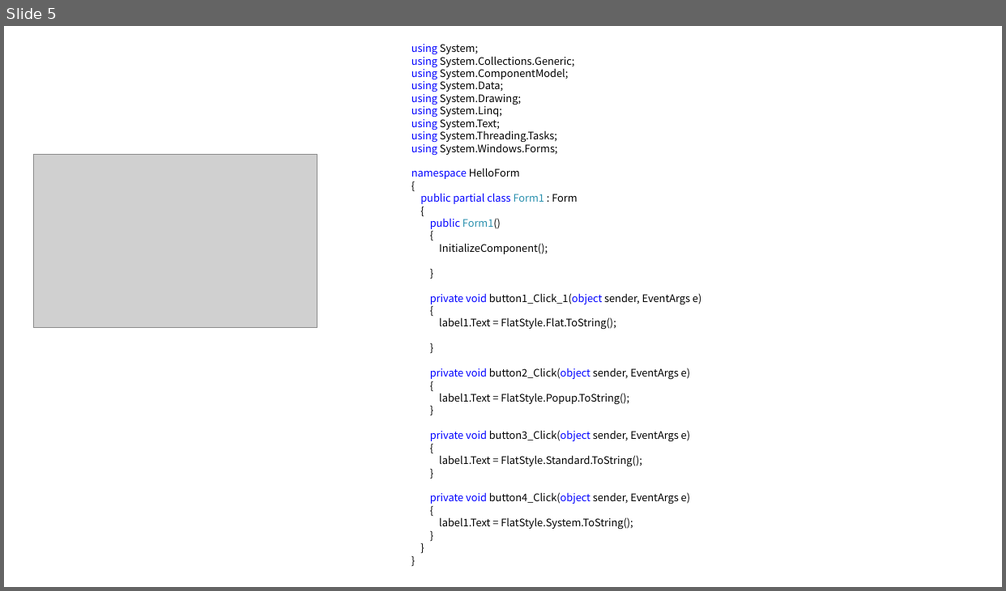
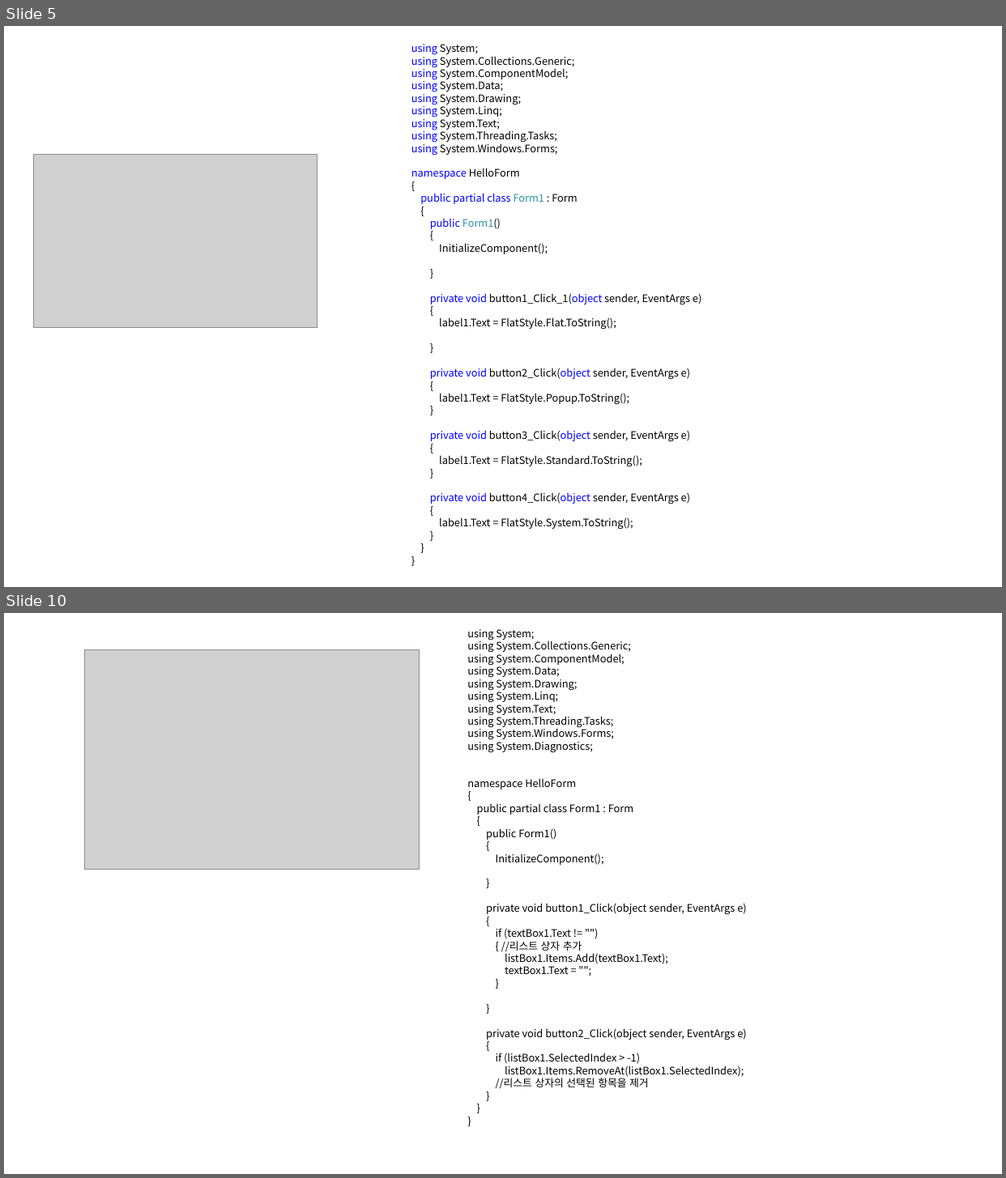
Before and after one commit to Kimhyunjin4455/CSharp, a slide deck: 객체0510.pptx. Shown one above the other, each under a label of ours: slide 5 before the commit, slides 5 and 10 after it; the slides between them are not shown. The pictures are 1006x591 and 1006x1178 pixels, drawn with LibreOffice and Linux fonts; fonts in the diff are those of the drawing; grey boxes stand for pictures. Boxes give left, top, right and bottom in pixels: in the first picture for what was removed or moved away, otherwise in the second. Text is boxed around its words. In the diff, an @@ line names an element or a change of style, - is before the commit and + after.

```diff
--- a/객체0510.pptx
+++ b/객체0510.pptx
@@ slide 10 added at [4,613,1002,1174], background #FFFFFF @@
@@ text added at [467,629,746,1089], 10 pt, text #000000 @@
+using System;
+using System.Collections.Generic;
+using System.ComponentModel;
+using System.Data;
+using System.Drawing;
+using System.Linq;
+using System.Text;
+using System.Threading.Tasks;
+using System.Windows.Forms;
+using System.Diagnostics;
+namespace HelloForm
+{
+public partial class Form1 : Form
+{
+public Form1()
+{
+InitializeComponent();
+}
+private void button1_Click(object sender, EventArgs e)
+{
+if (textBox1.Text != "")
+{ //리스트 상자 추가
+listBox1.Items.Add(textBox1.Text);
+textBox1.Text = "";
+}
+}
+private void button2_Click(object sender, EventArgs e)
+{
+if (listBox1.SelectedIndex > -1)
+listBox1.Items.RemoveAt(listBox1.SelectedIndex);
+//리스트 상자의 선택된 항목을 제거
+}
+}
+}
@@ picture added at [85,649,420,869] @@
```
Also in this commit, not shown: 14 other slides added.
